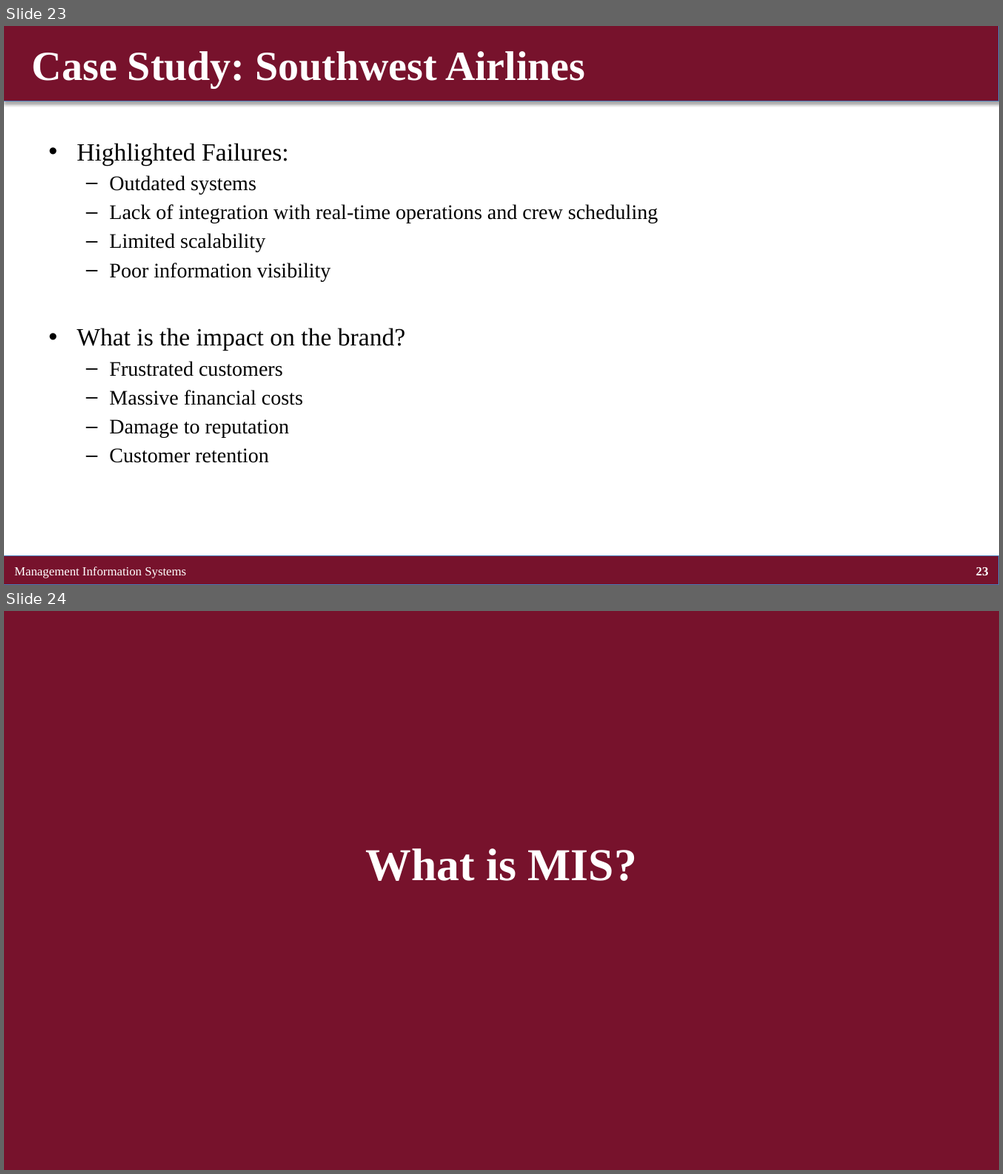
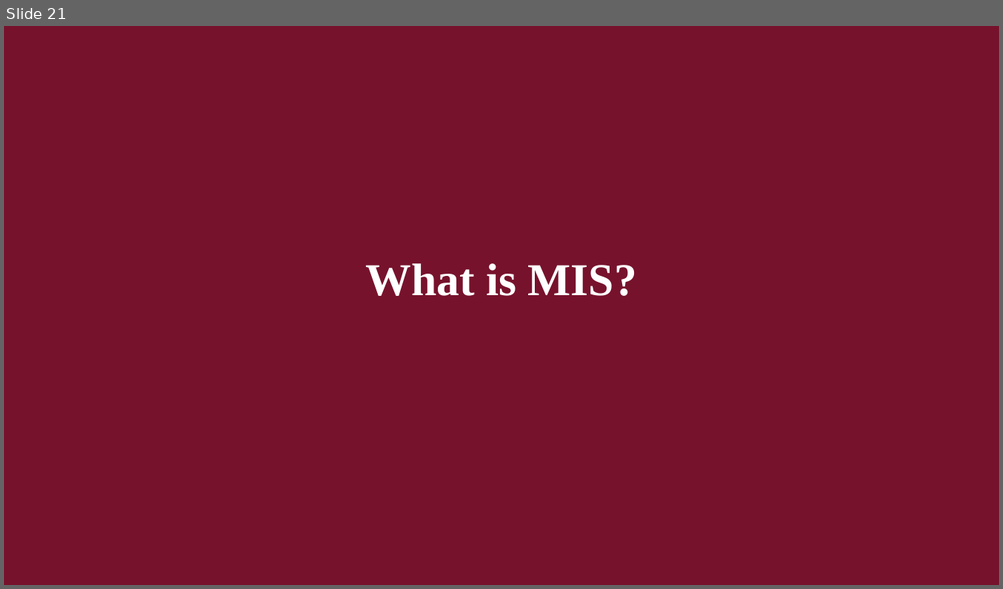
Before and after one commit to brianhwpark/brianhwpark.github.io, a slide deck: files/teaching-resources/concordiacollege-busn-315/busn-315-lecture-note/busn315-ch01.pptx. Shown one above the other, each under a label of ours: slides 23 and 24 before the commit, slide 21 after it. The pictures are 1003x1174 and 1003x589 pixels, drawn with LibreOffice and Linux fonts; fonts in the diff are those of the drawing. Boxes give left, top, right and bottom in pixels: in the first picture for what was removed or moved away, otherwise in the second. Text is boxed around its words. In the diff, an @@ line names an element or a change of style, - is before the commit and + after.

```diff
--- a/files/teaching-resources/concordiacollege-busn-315/busn-315-lecture-note/busn315-ch01.pptx
+++ b/files/teaching-resources/concordiacollege-busn-315/busn-315-lecture-note/busn315-ch01.pptx
@@ slide 23 removed at [4,26,999,585], background #FFFFFF @@
@@ rectangle removed at [4,26,999,101] @@
@@ title removed at [32,51,585,87] @@
-Case Study: Southwest Airlines
@@ text removed at [77,143,657,463] @@
-• Highlighted Failures:
-  – Outdated systems
-  – Lack of integration with real-time operations and crew scheduling
-  – Limited scalability
-  – Poor information visibility
-• What is the impact on the brand?
-  – Frustrated customers
-  – Massive financial costs
-  – Damage to reputation
-  – Customer retention
@@ rectangle removed at [4,557,999,585] @@
@@ text removed at [14,567,186,579] @@
-Management Information Systems
@@ page number removed at [976,568,988,576] @@
-23
@@ what was slide 24 is now slide 21 @@
```
Also in this commit, not shown: 1 slide changed, 2 other slides removed, 10 other files.
